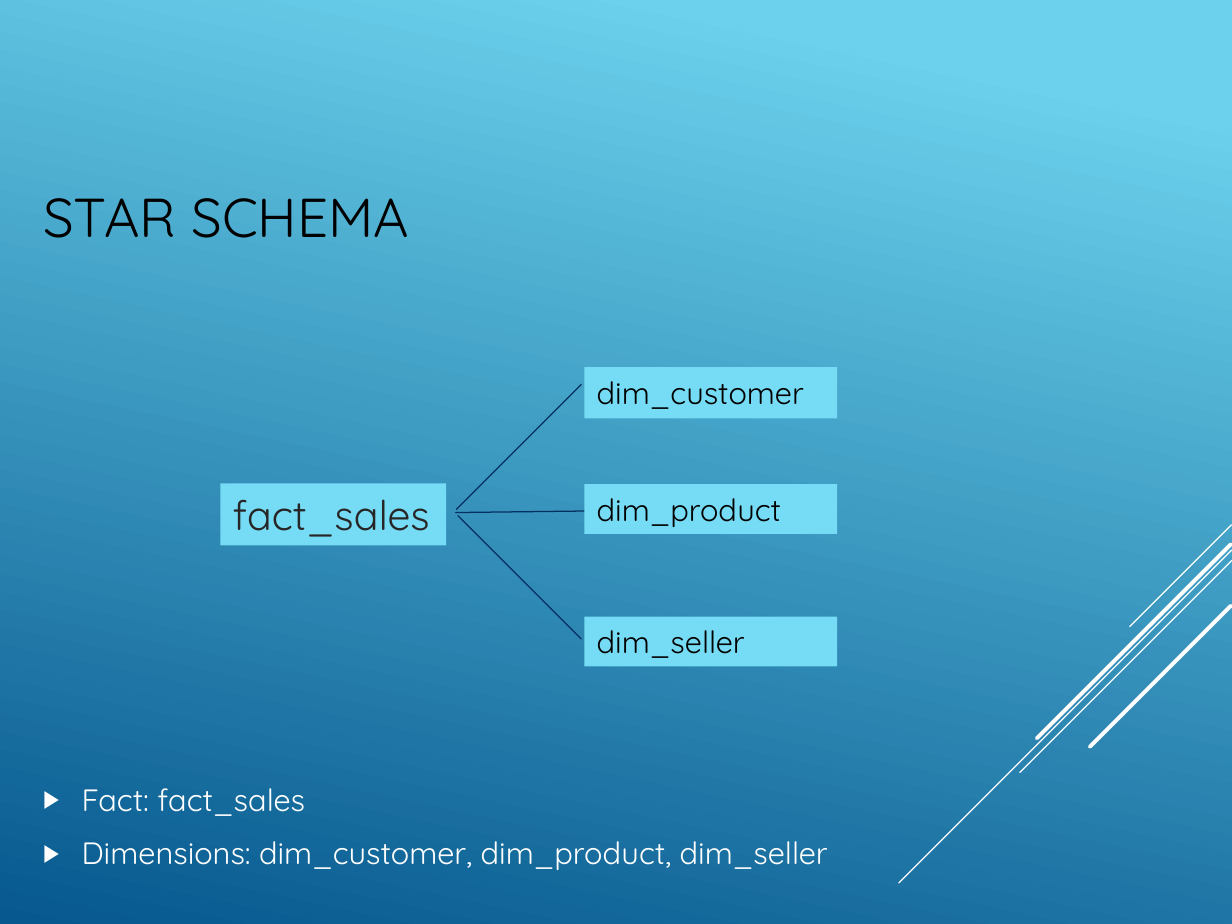
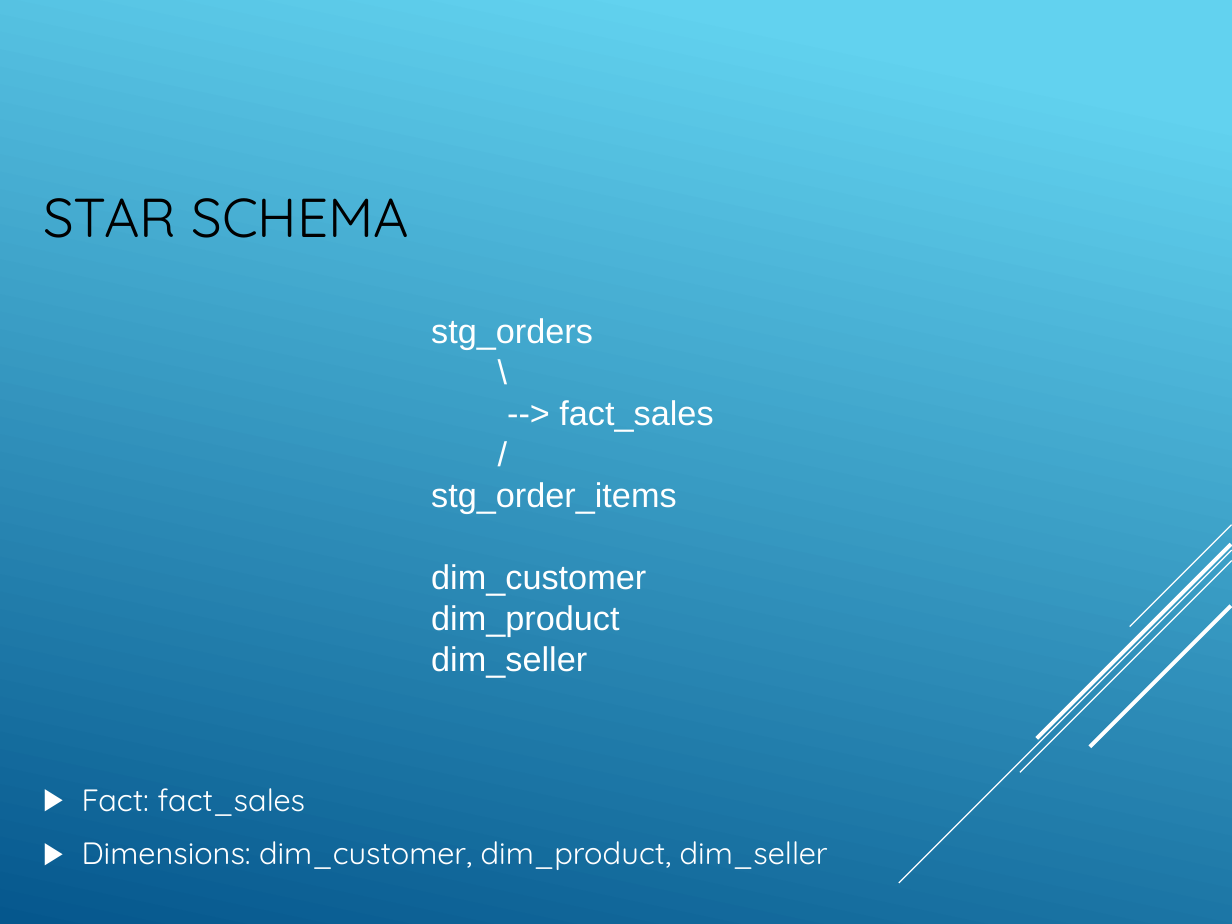
Before and after one commit to weihg27/ecommerce-project, a slide deck: slide 5 of slices/Olist_Ecommerce_Project_Presentation.pptx (slide 3 before the commit). Drawn at 1232x924 pixels with LibreOffice and Linux fonts; fonts in the diff are those of the drawing. Boxes give left, top, right and bottom in pixels: in the first picture for what was removed or moved away, otherwise in the second. Text is boxed around its words. In the diff, an @@ line names an element or a change of style, - is before the commit and + after.

```diff
--- a/slices/Olist_Ecommerce_Project_Presentation.pptx
+++ b/slices/Olist_Ecommerce_Project_Presentation.pptx
@@ background gradient #6ED2EB to #06588E to gradient #62D2EF to #05578D @@
@@ text added at [431, 318, 713, 678], 20 pt, text #FFFFFF @@
+stg_orders
+\
+--> fact_sales
+/
+stg_order_items
+dim_customer
+dim_product
+dim_seller
@@ line removed from (582, 384) to (457, 509) @@
@@ rectangle removed at [584, 367, 837, 419] @@
-dim_customer
@@ rectangle removed at [221, 483, 446, 545] @@
-fact_sales
@@ rectangle removed at [584, 484, 837, 533] @@
-dim_product
@@ line removed from (590, 511) to (456, 513) @@
@@ line removed from (458, 516) to (582, 639) @@
@@ rectangle removed at [584, 617, 837, 667] @@
-dim_seller
@@ text "Fact: fact_sales" at [82, 788, 828, 870]: less space between paragraphs @@
```
Also in this commit, not shown: 7 other slides changed, 8 slides added, 4 slides removed, 4 other files.
